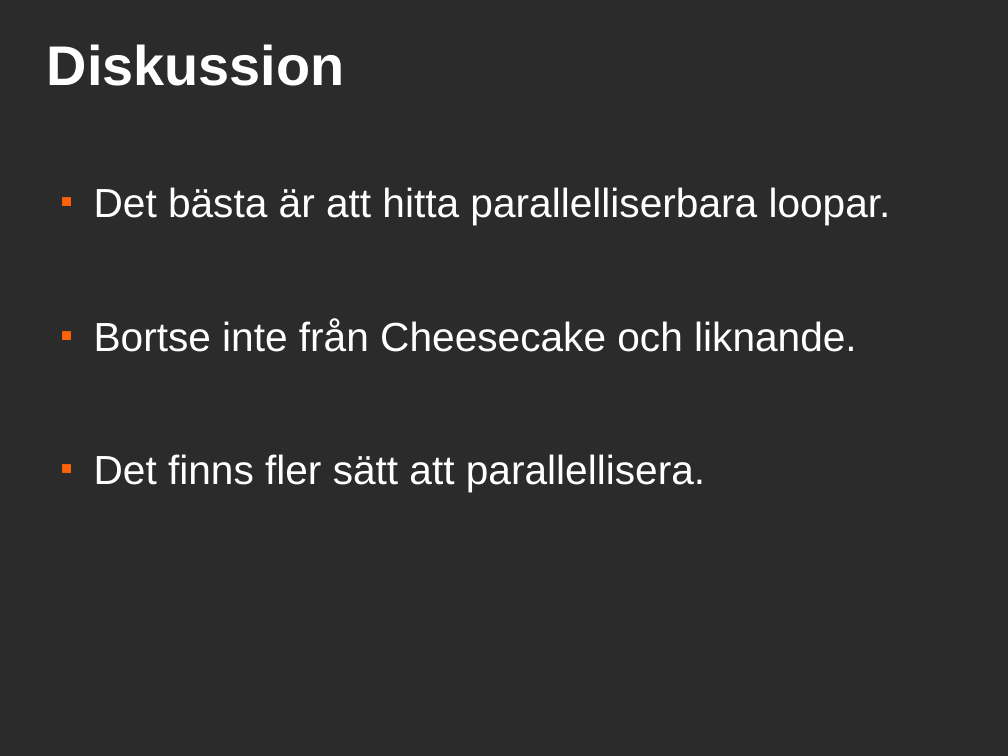
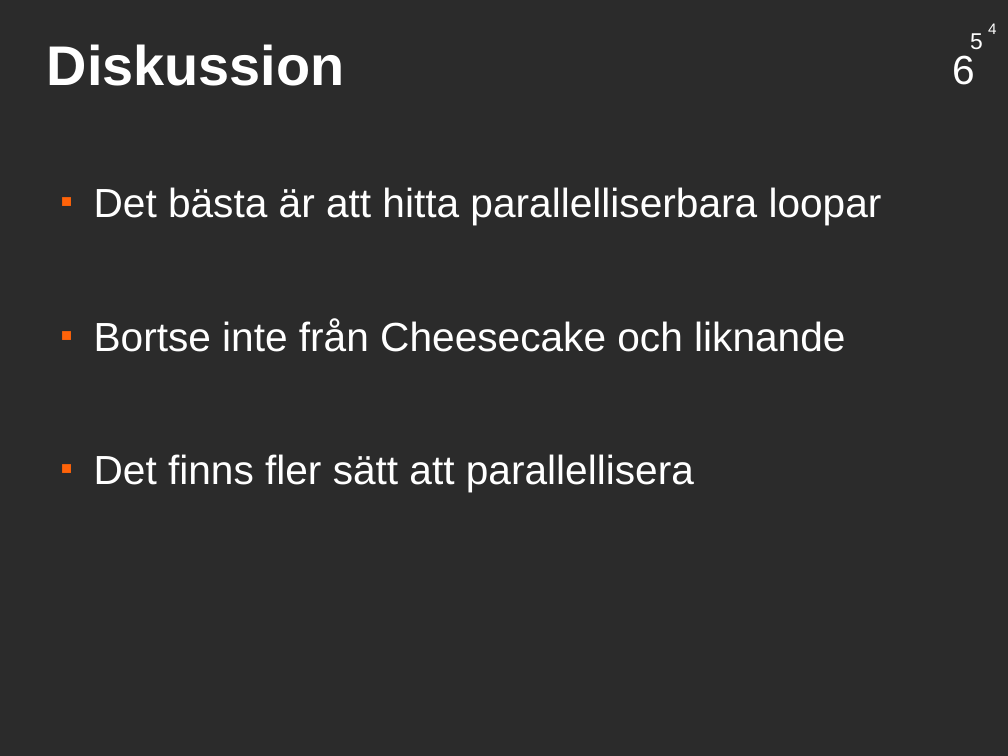
Before and after one commit to saifthe1/openfoam-openmp, a slide deck: slide 17 of presentation/pres.odp. Drawn at 1008x756 pixels with LibreOffice and Linux fonts; fonts in the diff are those of the drawing; background and template pictures are left out; a plain dark background stands for a picture behind light text. Boxes give left, top, right and bottom in pixels: in the first picture for what was removed or moved away, otherwise in the second. Text is boxed around its words. In the diff, an @@ line names an element or a change of style, - is before the commit and + after.

```diff
--- a/presentation/pres.odp
+++ b/presentation/pres.odp
@@ text added at <box>988,23,996,34</box>, 12 pt, text #FFFFFF @@
+4
@@ text added at <box>952,55,975,85</box>, 32 pt, text #FFFFFF @@
+6
@@ text added at <box>970,33,983,49</box>, 18 pt, text #FFFFFF @@
+5
@@ text at <box>94,187,882,492</box>: text changed @@
-■ Det bästa är att hitta parallelliserbara loopar.
-■ Bortse inte från Cheesecake och liknande.
-■ Det finns fler sätt att parallellisera.
+■ Det bästa är att hitta parallelliserbara loopar
+■ Bortse inte från Cheesecake och liknande
+■ Det finns fler sätt att parallellisera
```
Also in this commit, not shown: 3 other slides changed.
